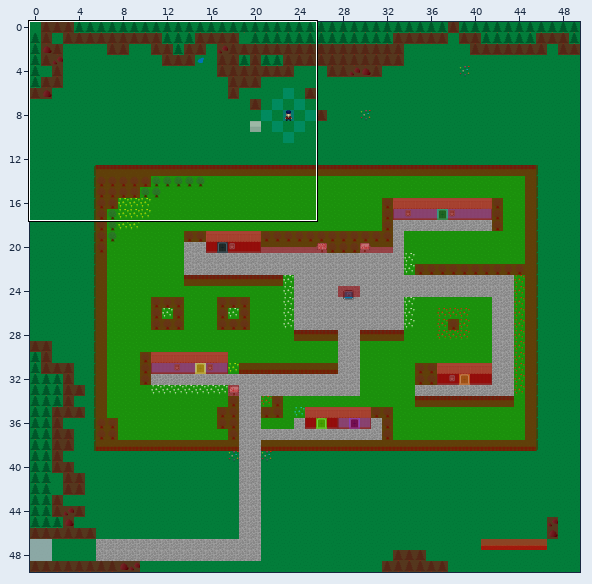
Tiled map -- Tilerpg/World2.tmx. The picture above shows the old version from afar; the outline marks the close-up.
Close-up. As it was:
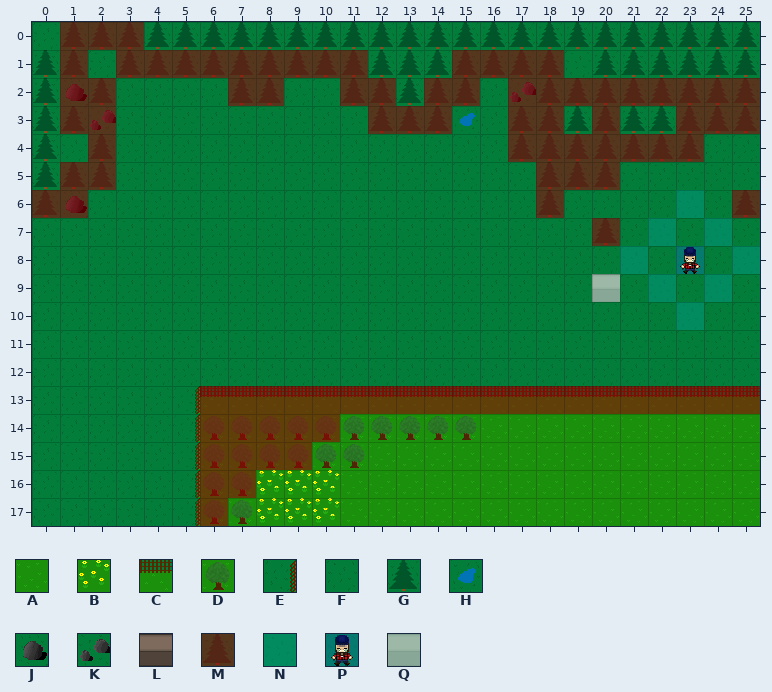
Cells are 32x32 px. Shown: x 0..25, y 0..17. The commit also changed other parts of the map, which this record leaves out. Tiles whose own drawing changed are shown in their newer look in all pictures.
Key: from "landskap2": A 0, B 13, C 17, D 25, E 28, F 35, G 36, H 38, J 48, K 58, L 63; from "meta-tiles": M 1, N 3, P 10, Q 23.
_ is an empty cell.
Layers that did not change in this view are not listed.
Layer "background" before, first column x 0:
 0 FGGGGGGGGGGGGGGGGGGGGGGGGG
 1 GGFGGGGGGGGGGGGGGGGFGGGGGG
 2 GJGFFFFGGFFGGGGGFKGGGGGGGG
 3 GGKFFFFFFFFFGGGHFGGGGGGGGG
 4 GFGFFFFFFFFFFFFFFGGGGGGGFF
 5 GGGFFFFFFFFFFFFFFFGGGFFFFF
 6 GJFFFFFFFFFFFFFFFFGFFFFFFG
 7 FFFFFFFFFFFFFFFFFFFFGFFFFF
 8 FFFFFFFFFFFFFFFFFFFFFFFFFF
 9 FFFFFFFFFFFFFFFFFFFFLFFFFF
10 FFFFFFFFFFFFFFFFFFFFFFFFFF
11 FFFFFFFFFFFFFFFFFFFFFFFFFF
12 FFFFFFFFFFFFFFFFFFFFFFFFFF
13 FFFFFECCCCCCCCCCCCCCCCCCCC
14 FFFFFEDDDDDDDDDDAAAAAAAAAA
15 FFFFFEDDDDDDAAAAAAAAAAAAAA
16 FFFFFEDDBBBAAAAAAAAAAAAAAA
17 FFFFFEDDBBBAAAAAAAAAAAAAAA
Layer "Meta" before, first column x 0:
 0 _MMM______________________
 1 _M_MMMMMMMMM___MMMM_______
 2 _MM____MM__MM_MM_MMMMMMMMM
 3 _MM_________MMM__MM_M__MMM
 4 __M______________MMMMMMM__
 5 _MM_______________MMM_____
 6 MM________________M____N_M
 7 ____________________M_N_N_
 8 _____________________N_P_N
 9 ____________________Q_N_N_
10 _______________________N__
11 __________________________
12 __________________________
13 ______MMMMMMMMMMMMMMMMMMMM
14 ______MMMMM_______________
15 ______MMMM________________
16 ______MM__________________
17 ______M___________________
New version:
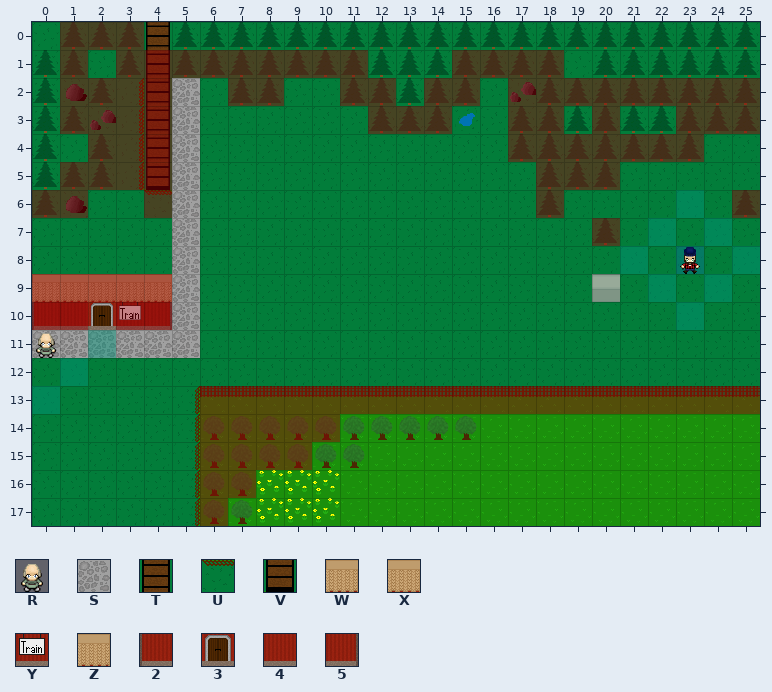
Further tiles: from "character-tiles": R 4; from "landskap2": S 2, T 19, U 28 turned 270, V 29, W 40, X 41, Y 43, Z 44, 2 50, 3 51, 4 53, 5 54.
Tiles of an added or newly shown layer are drawn over the layers below it.
See-through tiles are keyed as they look on the map.
The exact change:
Changed rows in their new state; . is an unchanged cell.
layer "Meta" opacity 56% -> 46%
Layer "background":
first column x 0:
 0 ....T.
 1 ....T.
 2 ...ETS
 3 ...ETS
 4 ...ETS
 5 ...EVS
 6 ....US
 7 .....S
 8 .....S
 9 WXXXZS
10 243Y5S
11 SSSSSS
Layer "Meta":
first column x 0:
 2 ...MM
 3 ...MM
 4 ...MM
 5 ...MM
 6 ....M
 9 MMMMM
10 MM.MM
11 ..N..
12 .N...
13 N....
Layer "characters2" (added):
first column x 0:
11 R
